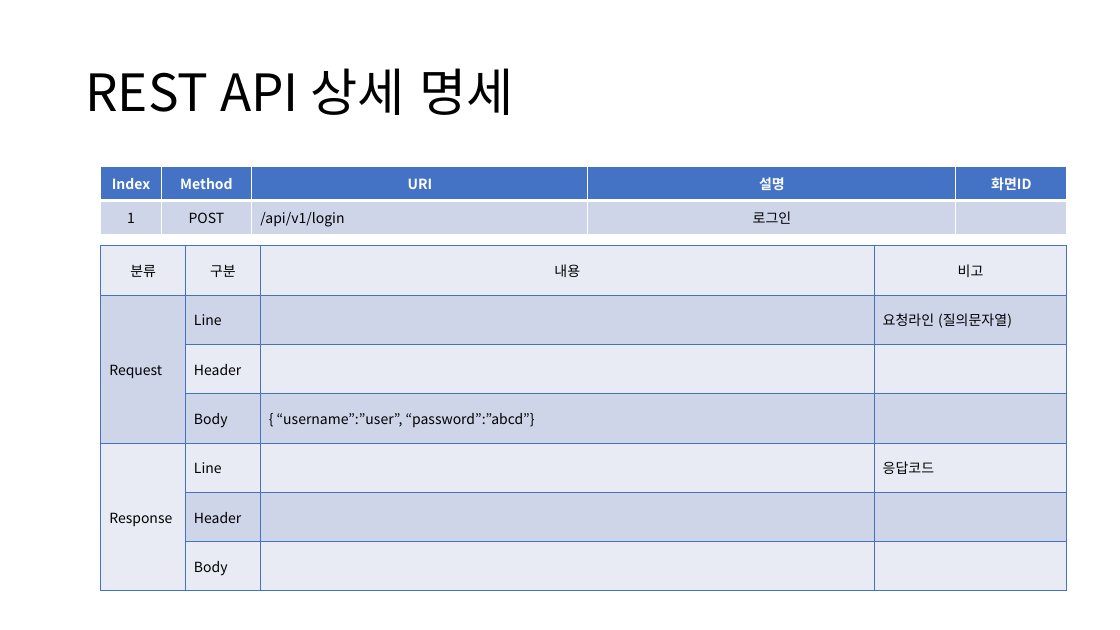
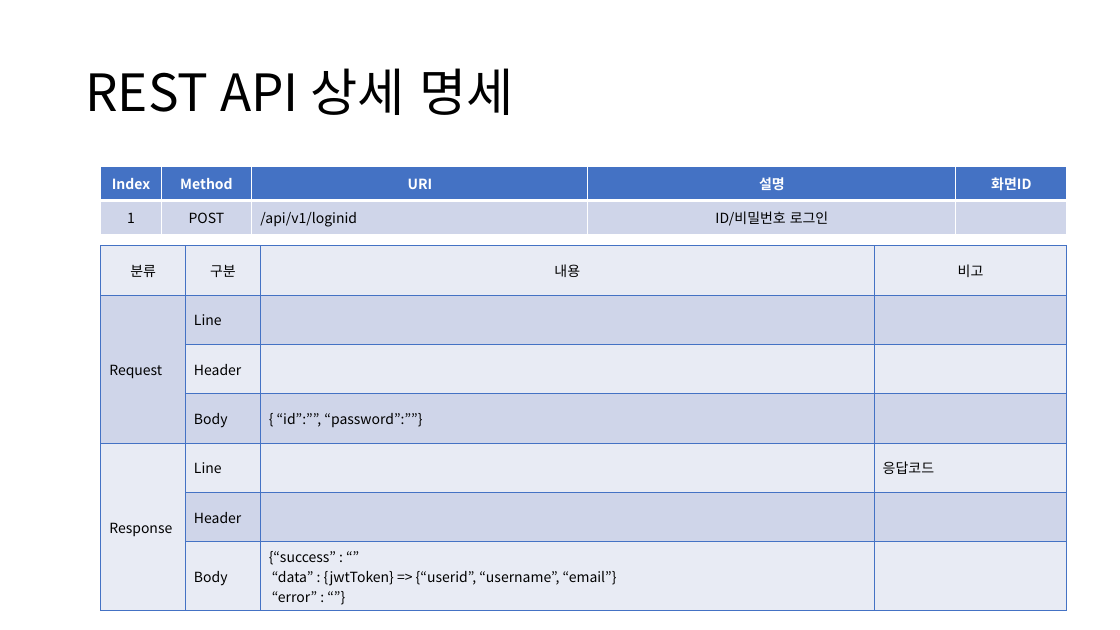
Before and after one commit to sujidaddy/workspace_miniproject, a slide deck: slide 23 of 미니프로젝트계획서제출용.pptx (slide 22 before the commit). Drawn at 1120x630 pixels with LibreOffice and Linux fonts; fonts in the diff are those of the drawing. Boxes give left, top, right and bottom in pixels: in the first picture for what was removed or moved away, otherwise in the second. Text is boxed around its words. In the diff, an @@ line names an element or a change of style, - is before the commit and + after.

Commit message:
REST API 명세 정리 DB 구성 정리 통신 API 적용 변경 카카오맵 처리 방식 변경 회원 가입 로직 추가 로그인 로직 추가

```diff
--- a/미니프로젝트계획서제출용.pptx
+++ b/미니프로젝트계획서제출용.pptx
@@ table at box(101, 166, 1067, 234) @@
-row 2, column 3: /api/v1/login
+row 2, column 3: /api/v1/loginid
-row 2, column 4: 로그인
+row 2, column 4: ID/비밀번호 로그인
@@ table at box(101, 246, 1067, 606) @@
-row 2, column 4: 요청라인 (질의문자열)
+row 2, column 4: 
-row 4, column 3: { “username”:”user”, “password”:”abcd”}
+row 4, column 3: { “id”:””, “password”:””}
-row 7, column 3: 
+row 7, column 3: {“success” : “” “data” : {jwtToken} => {“userid”, “username”, “email”} / “error” : “”}
```
Also in this commit, not shown: 3 other slides changed, 27 slides added, 20 other files.
